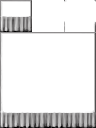
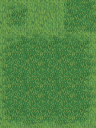
The second 96 × 128 image is a revision of the first. Changes to its layers:
hid group "Wall" (5 layers) over [0, 0, 96, 128]
showed group "Tops" (28 layers) over [0, 0, 96, 128]
added layer "Layer 60 copy 2" in group "Tops" over [0, 0, 96, 128]
added layer "Layer 82" in group "Tops" over [0, 0, 96, 128]
